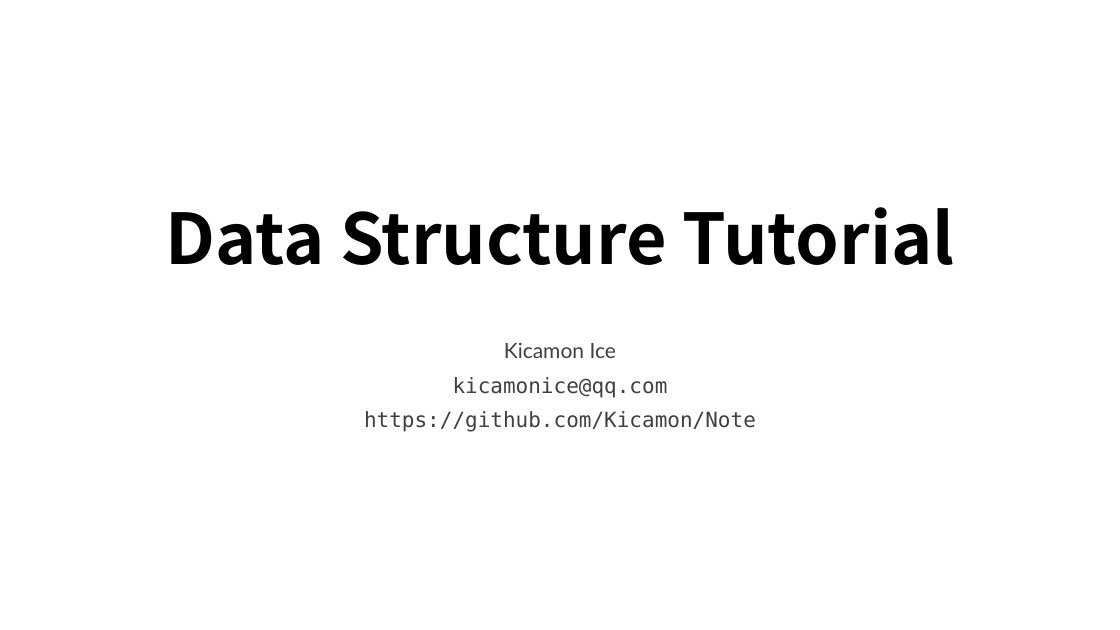
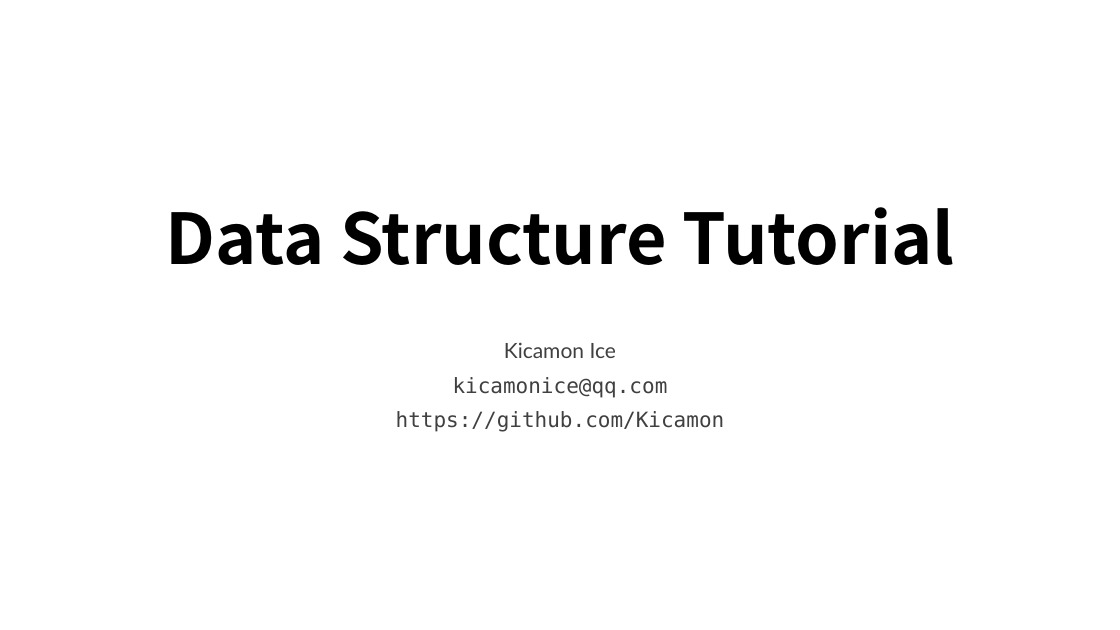
Before and after one commit to Kicamon/Note, a slide deck: slide 1 of ppt/Data_Structrue_Tutorial/Data Structrue Tutorial.pptx. Drawn at 1120x630 pixels with LibreOffice and Linux fonts; fonts in the diff are those of the drawing; background and template pictures are left out. Boxes give left, top, right and bottom in pixels: in the first picture for what was removed or moved away, otherwise in the second. Text is boxed around its words. In the diff, an @@ line names an element or a change of style, - is before the commit and + after.

```diff
--- a/ppt/Data_Structrue_Tutorial/Data Structrue Tutorial.pptx
+++ b/ppt/Data_Structrue_Tutorial/Data Structrue Tutorial.pptx
@@ subtitle at (396,411,725,432): text changed @@
-https://github.com/Kicamon/Note
+https://github.com/Kicamon
```
Also in this commit, not shown: 1 other slide changed, 10 slides added, 9 other files.
